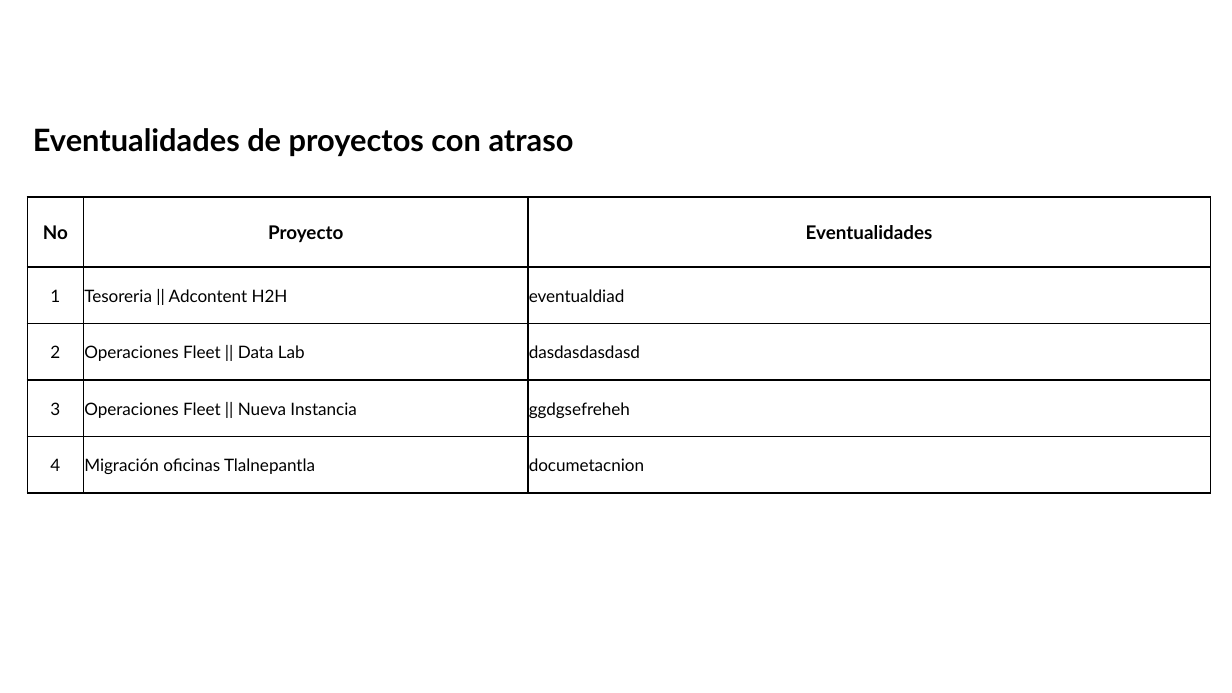
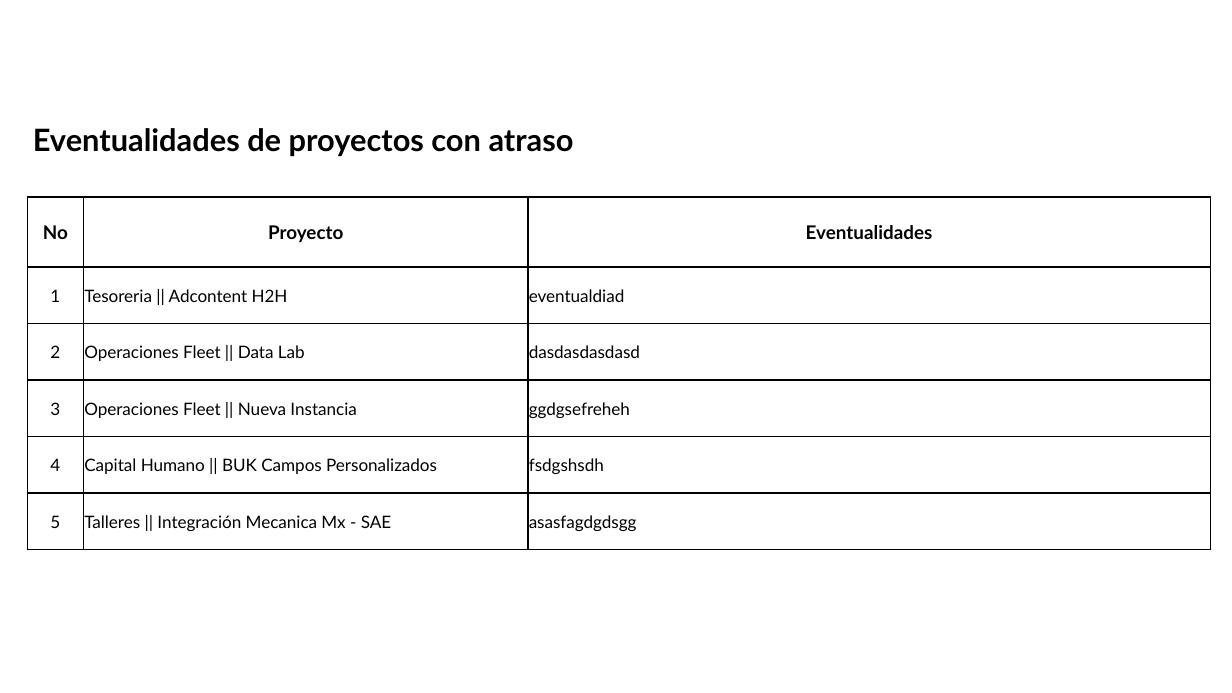
Before and after one commit to DTI-Dashboard/Proyectos, a slide deck: slide 3 of cierre_base.pptx. Drawn at 1232x693 pixels with LibreOffice and Linux fonts; fonts in the diff are those of the drawing; background and template pictures are left out. Boxes give left, top, right and bottom in pixels: in the first picture for what was removed or moved away, otherwise in the second. Text is boxed around its words. In the diff, an @@ line names an element or a change of style, - is before the commit and + after.

Commit message:
cierre_base: slide3 con 5 eventualidades IMC reales

```diff
--- a/cierre_base.pptx
+++ b/cierre_base.pptx
@@ table at <box>27,197,1211,642</box> @@
-row 5: 4 | Migración oficinas Tlalnepantla | documetacnion
+row 5: 4 | Capital Humano || BUK Campos Personalizados | fsdgshsdh
+row 6: 5 | Talleres || Integración Mecanica Mx - SAE | asasfagdgdsgg
```
